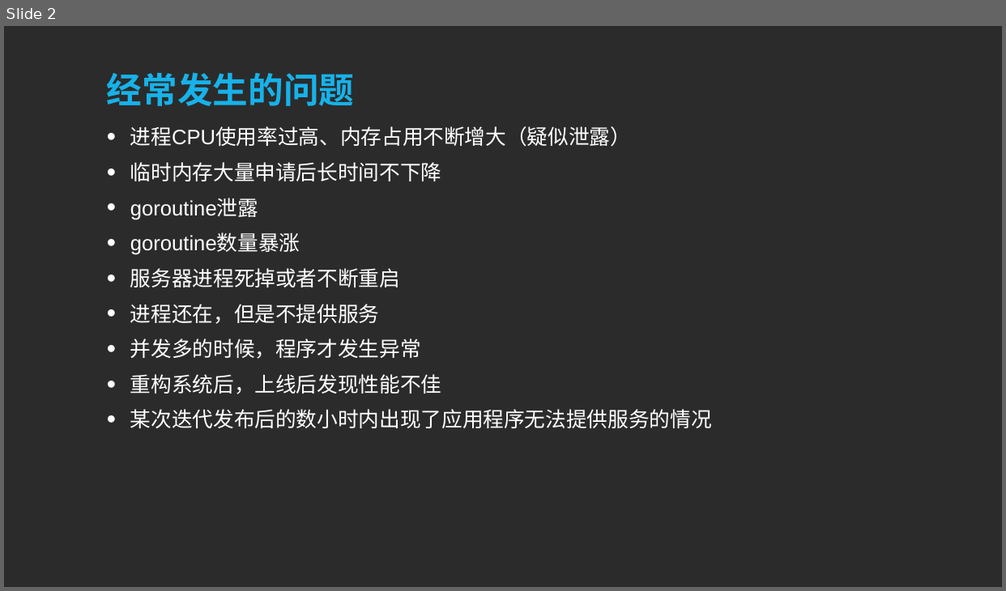
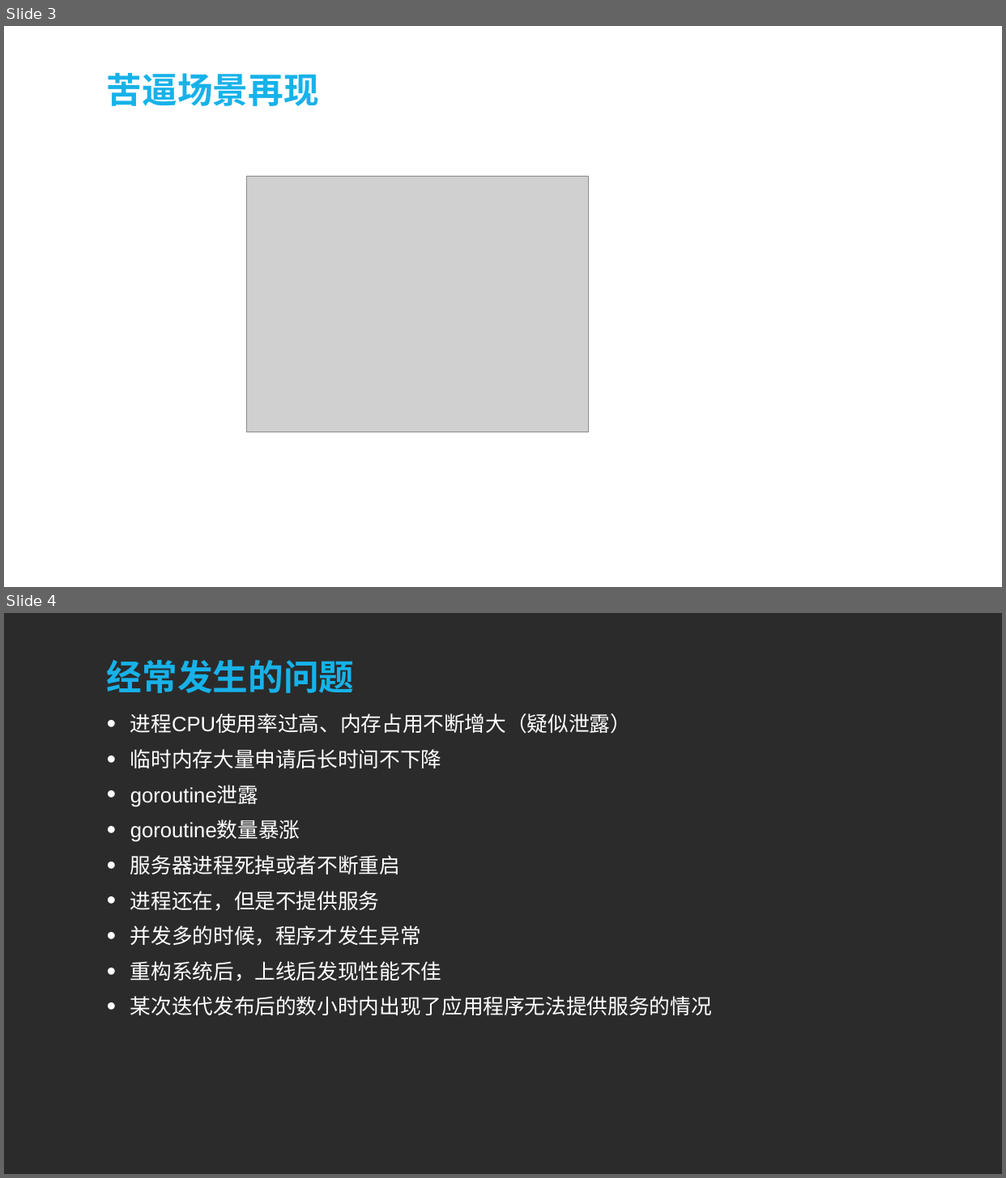
Before and after one commit to sqc157400661/Snail, a slide deck: Go专题系列/性能分析和优化专题/性能分析和优化专题.pptx. Shown one above the other, each under a label of ours: slide 2 before the commit, slides 3 and 4 after it. The pictures are 1006x591 and 1006x1178 pixels, drawn with LibreOffice and Linux fonts; fonts in the diff are those of the drawing; grey boxes stand for pictures; background and template pictures are left out; a plain dark background stands for a picture behind light text. Boxes give left, top, right and bottom in pixels: in the first picture for what was removed or moved away, otherwise in the second. Text is boxed around its words. In the diff, an @@ line names an element or a change of style, - is before the commit and + after.

```diff
--- a/Go专题系列/性能分析和优化专题/性能分析和优化专题.pptx
+++ b/Go专题系列/性能分析和优化专题/性能分析和优化专题.pptx
@@ slide 3 added at [4,26,1002,587], background picture (left out) @@
@@ title added at [107,73,319,106], 68 pt, text #17B2E9, bold @@
+苦逼场景再现
@@ picture added at [246,176,589,432] @@
@@ what was slide 2 is now slide 4 @@
```
Also in this commit, not shown: 2 slides changed, 1 other slide added.
